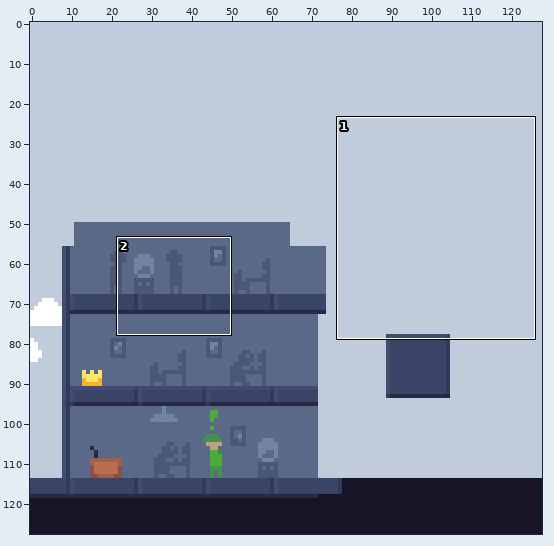
Edited in one commit: pixel-art file (sprites/brainstorming.aseprite). Above: a wide view before the commit, with the close-up outlined.
Close-up. Before the edit:
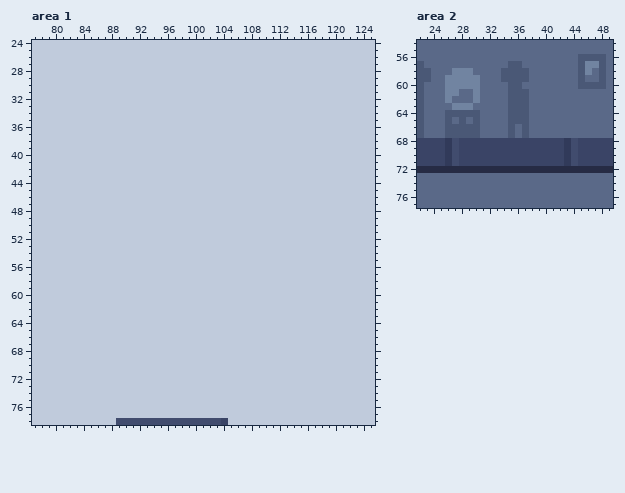
128x128 pixels, 1 frame. Shown: area 1: x 77..125, y 24..78; area 2: x 22..49, y 54..77.
Now the later version:
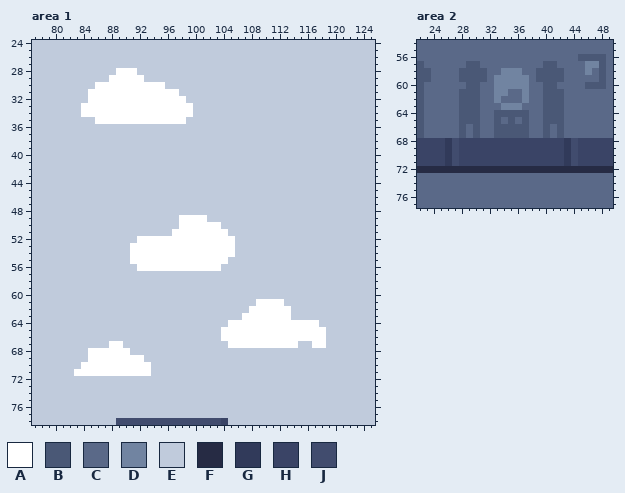
Palette (. is transparent): A #ffffff  B #4a5876  C #5a6988  D #7184a1  E #c0cbdc  F #262b44  G #313a5a  H #3a4466  J #414c6e
Change:
Area 1:
Colour A replaces colour E in row 28 at x 89 to 91; in row 29 at x 88 to 92; in row 30 at x 86 to 95; in row 31 at x 85 to 97; in row 32 at x 85 to 98; in rows 33 to 34 at x 84 to 99.
Colour A replaces colour E in row 35 at x 86 to 98; in row 49 at x 98 to 101; in row 50 at x 98 to 103; in row 51 at x 97 to 104; in row 52 at x 92 to 105; in rows 53 to 54 at x 91 to 105.
Colour A replaces colour E in row 55 at x 91 to 104; in row 56 at x 92 to 103; in row 61 at x 109 to 112; in row 62 at x 108 to 113; in row 63 at x 107 to 113; in row 64 at x 105 to 117.
Colour A replaces colour E in rows 65 to 66 at x 104 to 118; in row 67 at x 88 to 89, 105 to 114 and 117 to 118; in row 68 at x 85 to 90; in row 69 at x 85 to 92; in row 70 at x 84 to 93; in row 71 at x 83 to 93.
Area 2:
Colour B replaces colour C in row 57 at x 29 to 30 and 40 to 41; in row 58 at x 30 to 31 and 39 to 42; in row 59 at x 31 and 39 to 42; in row 60 at x 40 to 41; in rows 61 to 62 at x 28 to 29 and 40 to 42; in row 63 at x 30 and 40 to 42.
Colour B replaces colour C in row 64 at x 33 to 34 and 40 to 42; in row 65 at x 29, 33 and 40 to 42; in rows 66 to 67 at x 33 to 34, 36, 40 and 42.
Colour B replaces colour D in row 58 at x 28 to 29; in row 59 at x 28 to 30; in row 60 at x 29 to 30; in rows 61 to 62 at x 30; in row 63 at x 28 to 29.
Colour C replaces colour B in row 57 at x 35 to 36 and 45; in row 58 at x 37 and 45; in rows 59 to 60 at x 45; in rows 61 to 62 at x 35 to 36; in row 63 at x 37; in row 64 at x 26 to 27.
Colour C replaces colour B in row 65 at x 26 and 36; in rows 66 to 67 at x 26 to 27 and 29.
Colour C replaces colour D in row 58 at x 27; in row 59 at x 26 to 27; in row 60 at x 26 to 28; in row 61 at x 26 to 27; in row 62 at x 26; in row 63 at x 27.
Colour D replaces colour B in row 58 at x 34 to 36; in row 59 at x 34 to 37; in row 60 at x 35 to 36; in rows 61 to 62 at x 37; in row 63 at x 35 to 36.
Colour D replaces colour C in row 59 at x 33; in row 60 at x 33 to 34 and 37; in row 61 at x 33 to 34; in row 62 at x 33; in row 63 at x 34.
Pixel boxes of the changes (left, top, right, bottom) in both close-ups:
changed: (81, 68, 193, 124)
changed: (130, 215, 235, 271)
changed: (221, 299, 326, 348)
changed: (74, 341, 151, 376)
changed: (445, 61, 585, 138)
